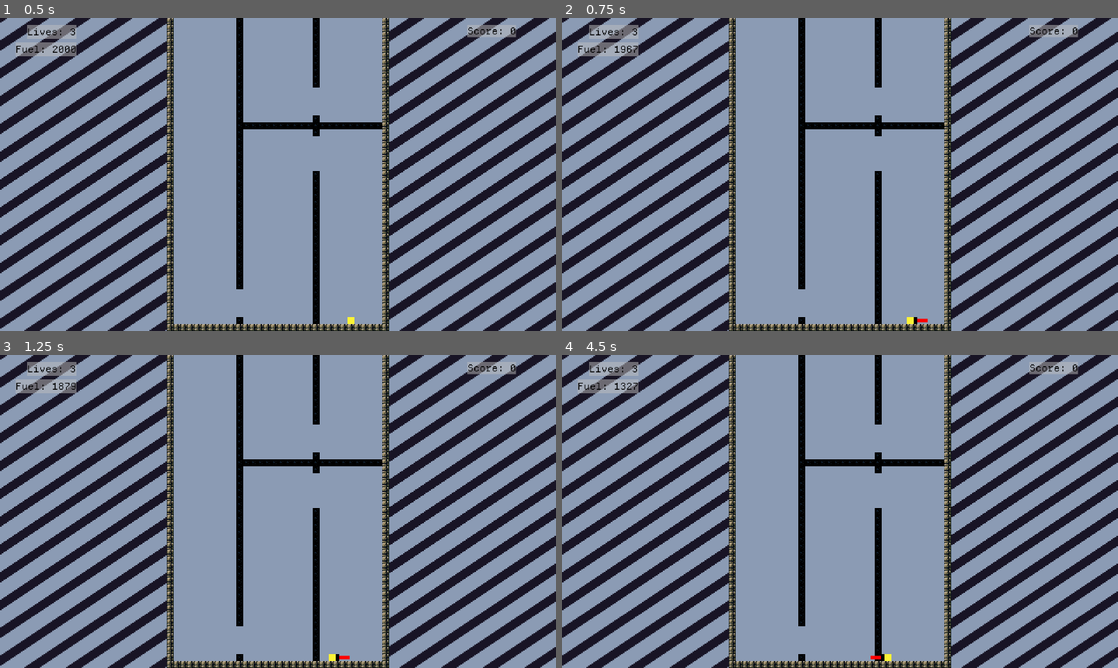
Above: before the commit, frames 1-4 (two rows, left to right).
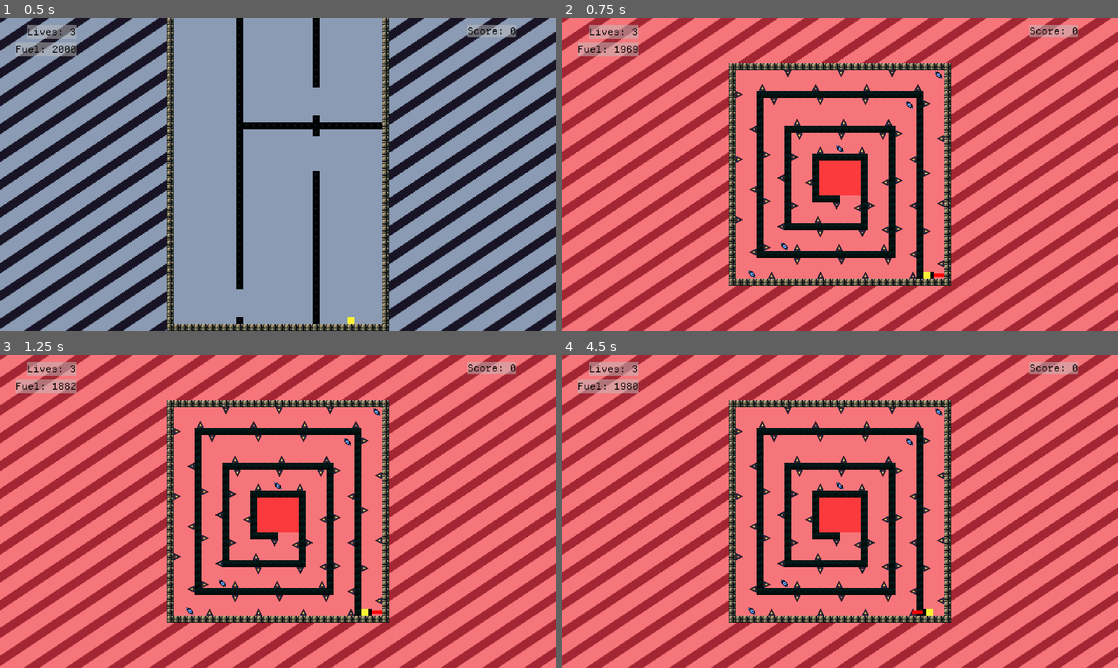
Above: after the commit, the same moments.

Repository: OSGH-web/balloon-movement-demo
Game: Godot game, scene res://scenes/main.tscn
Two runs of this game, one before a commit and one after it. Both use one fixed random seed, a clock stepped at 60 frames per second and the inputs below.
Inputs:
- Up to frame 1 (0.5 s): no input
- Up to frame 2 (0.75 s): hold Right (ui_right) from 0.53 s (still down); hold P (ui_p, bound only after the commit) from 0.53 s (still down)
- Up to frame 3 (1.25 s): keep holding Right (ui_right); keep holding P (ui_p, bound only after the commit); tap Up (ui_up) at 0.77 s
- Up to frame 4 (4.5 s): tap Enter at 1.25, 4.25 s; release P (ui_p, bound only after the commit) at 1.28 s; tap P (ui_p, bound only after the commit) at 1.35, 2.85, 4.35 s; tap Up (ui_up) at 1.52, 3.02, 3.77 s; release Right (ui_right) at 2.03 s; hold Left (ui_left) 2.03-2.78 s; hold P (ui_p, bound only after the commit) 2.03-2.78 s; hold Right (ui_right) 2.78-4.28 s; tap Space at 3.5 s; hold P (ui_p, bound only after the commit) 3.53-4.28 s; hold Left (ui_left) from 4.28 s (still down)

Frame 1 is identical in both runs. In frame 2, 99% of the frame differs, in the area x 0-100%, y 0-100%; in frame 3, 99%; in frame 4, 99%.

Commit message:
commit `ui_p` action

Diff:
--- a/project.godot
+++ b/project.godot
@@ -61,6 +61,11 @@
 "events": [Object(InputEventKey,"resource_local_to_scene":false,"resource_name":"","device":-1,"window_id":0,"alt_press …(192 unchanged characters)…
 ]
 }
+ui_p={
+"deadzone": 0.2,
+"events": [Object(InputEventKey,"resource_local_to_scene":false,"resource_name":"","device":-1,"window_id":0,"alt_pressed":false,"shift_pressed":false,"ctrl_pressed":false,"meta_pressed":false,"pressed":false,"keycode":0,"physical_keycode":80,"key_label":0,"unicode":112,"location":0,"echo":false,"script":null)
+]
+}
 
 [layer_names]
 
